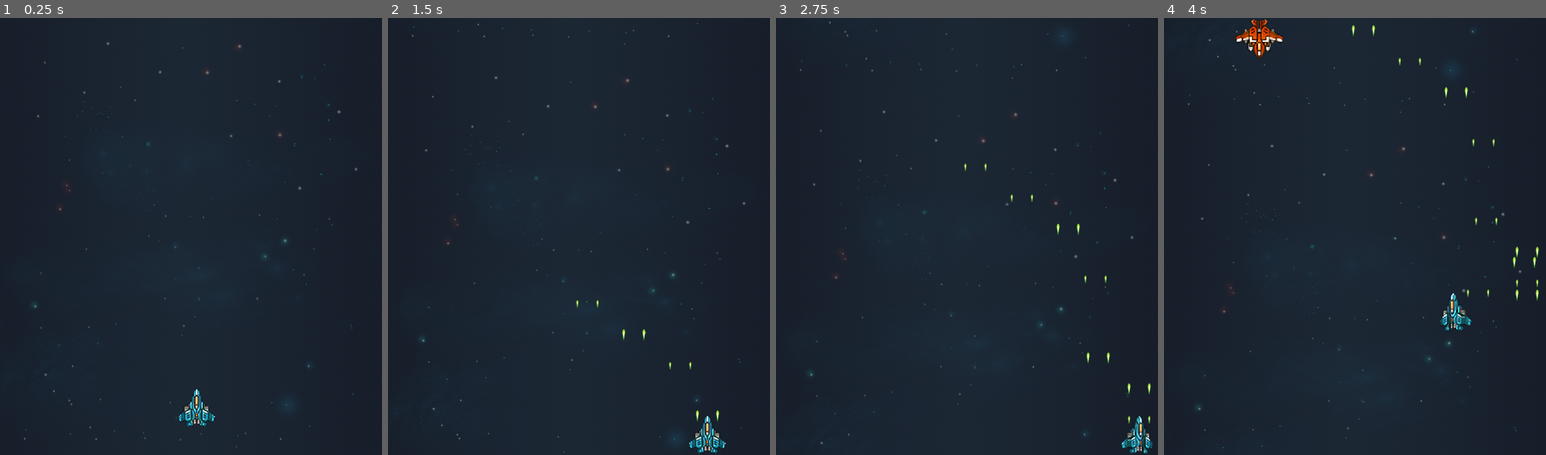
Above: before the commit, frames 1-4 (left to right).
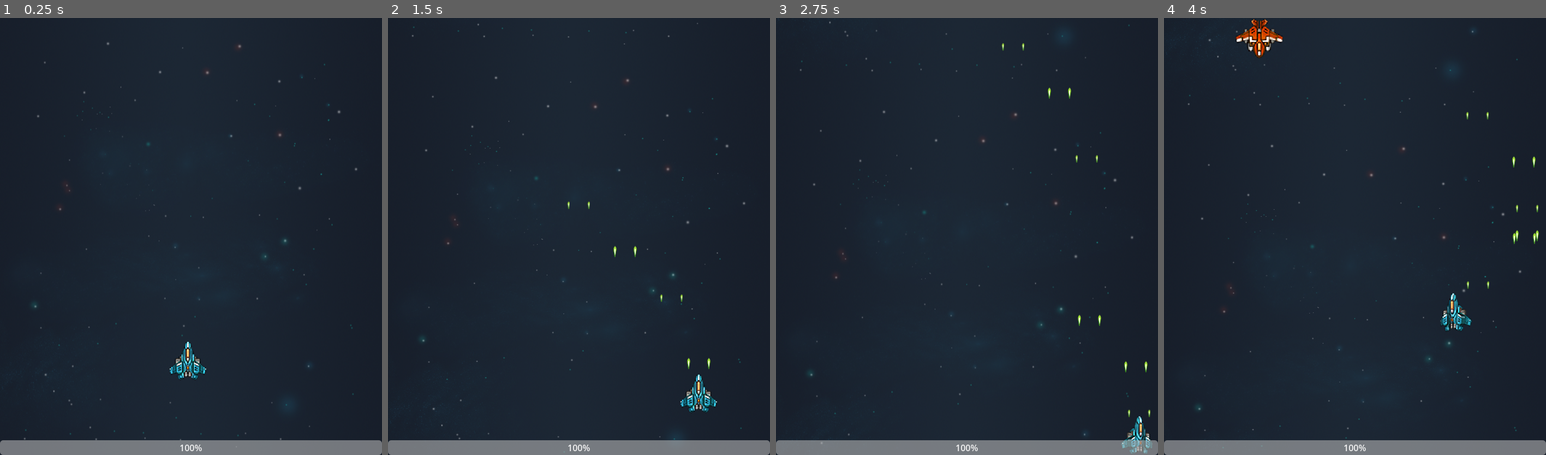
Above: after the commit, the same moments.

Repository: M4L3N4B/ISCS-ShootEmUp
Game: Godot game, scene res://scenes/level.tscn
Two runs of this game, one before a commit and one after it. Both use one fixed random seed, a clock stepped at 60 frames per second and the inputs below.
Inputs:
- Up to frame 1 (0.25 s): no input
- Up to frame 2 (1.5 s): hold D (Right) 0.53-1.28 s; hold F (Fire) 0.53-1.28 s; hold S (Down) from 1.28 s (still down); tap F (Fire) at 1.35 s
- Up to frame 3 (2.75 s): release S (Down) at 2.03 s; hold D (Right) from 2.03 s (still down); hold F (Fire) from 2.03 s (still down)
- Up to frame 4 (4 s): release D (Right) at 2.78 s; release F (Fire) at 2.78 s; hold W (Up) 2.78-3.53 s; tap F (Fire) at 2.85 s; hold A (Left) from 3.53 s (still down); hold F (Fire) from 3.53 s (still down)

The runs differ from the first frame. In frame 1, 4.1% of the frame differs, in the area x 0-100%, y 74-100%; in frame 2, 4.1%, in the area x 0-100%, y 42-100%; in frame 3, 3.7%; in frame 4, 3.8%.

Commit message:
Added progress bar, changed bullet speeds to be a bit faster

Diff:
--- a/scenes/level.tscn
+++ b/scenes/level.tscn
@@ -4,6 +4,7 @@
 [ext_resource type="PackedScene" uid="uid://drpd3p6ulghka" path="res://scenes/enemy/enemy.tscn" id="2_w7c3h"]
 [ext_resource type="PackedScene" uid="uid://c8emdavkhvib6" path="res://scenes/player.tscn" id="2_w8frs"]
 [ext_resource type="Script" uid="uid://bxodkxudcrfpi" path="res://scripts/enemy_spawner.gd" id="3_mx8sn"]
+[ext_resource type="Script" uid="uid://bivvfufyu5l0v" path="res://scripts/progress_bar.gd" id="3_ppgk2"]
 
 [node name="Level" type="Node2D" unique_id=1582846004]
 
@@ -16,7 +17,21 @@
 texture = ExtResource("1_2q6dc")
 
 [node name="Player" parent="." unique_id=238055065 instance=ExtResource("2_w8frs")]
-position = Vector2(360, 716)
+position = Vector2(344, 629)
+
+[node name="ProgressBar" type="ProgressBar" parent="." unique_id=918283120 node_paths=PackedStringArray("player")]
+anchors_preset = 12
+anchor_top = 1.0
+anchor_right = 1.0
+anchor_bottom = 1.0
+offset_top = 773.0
+offset_right = 700.0
+offset_bottom = 800.0
+grow_horizontal = 2
+grow_vertical = 0
+value = 100.0
+script = ExtResource("3_ppgk2")
+player = NodePath("../Player")
 
 [node name="EnemySpawner" type="Node2D" parent="." unique_id=1819533206]
 script = ExtResource("3_mx8sn")
--- a/scenes/playerbullet.tscn
+++ b/scenes/playerbullet.tscn
@@ -3,9 +3,58 @@
 [ext_resource type="Texture2D" uid="uid://dm6l7b0dm8nxn" path="res://assets/SpaceRage/FX/plasma_1.png" id="1_7fy7u"]
 [ext_resource type="Script" uid="uid://crdfgae3pctwk" path="res://scripts/player_bullet.gd" id="1_7jfqc"]
 [ext_resource type="Texture2D" uid="uid://ci65p7qoc4bax" path="res://assets/SpaceRage/FX/plasma_2.png" id="2_7jfqc"]
+[ext_resource type="Texture2D" uid="uid://d34arfhw1lcdt" path="res://assets/SpaceRage/Explosions/explosion_1_01.png" id="2_ecu82"]
+[ext_resource type="Texture2D" uid="uid://bpjbxfr3q581p" path="res://assets/SpaceRage/Explosions/explosion_1_02.png" id="3_gylvj"]
+[ext_resource type="Texture2D" uid="uid://cgm1bxuyj6208" path="res://assets/SpaceRage/Explosions/explosion_1_03.png" id="4_hqjgj"]
+[ext_resource type="Texture2D" uid="uid://d05u3xbpnbmpn" path="res://assets/SpaceRage/Explosions/explosion_1_04.png" id="5_q38sg"]
+[ext_resource type="Texture2D" uid="uid://cxowppn1cm3ir" path="res://assets/SpaceRage/Explosions/explosion_1_05.png" id="6_yyofj"]
+[ext_resource type="Texture2D" uid="uid://dah1avkrbv85q" path="res://assets/SpaceRage/Explosions/explosion_1_06.png" id="7_nhr8v"]
+[ext_resource type="Texture2D" uid="uid://517junmyu8ry" path="res://assets/SpaceRage/Explosions/explosion_1_07.png" id="8_ggsaw"]
+[ext_resource type="Texture2D" uid="uid://g5ofuq2cqmqr" path="res://assets/SpaceRage/Explosions/explosion_1_08.png" id="9_7dw2p"]
+[ext_resource type="Texture2D" uid="uid://dt4pwusfloay2" path="res://assets/SpaceRage/Explosions/explosion_1_09.png" id="10_wshvn"]
+[ext_resource type="Texture2D" uid="uid://dpge5sghnyrhs" path="res://assets/SpaceRage/Explosions/explosion_1_10.png" id="11_2v3et"]
+[ext_resource type="Texture2D" uid="uid://dd55sefq85ooh" path="res://assets/SpaceRage/Explosions/explosion_1_11.png" id="12_un0lt"]
 
 [sub_resource type="SpriteFrames" id="SpriteFrames_rqvlm"]
 animations = [{
+"frames": [{
+"duration": 1.0,
+"texture": ExtResource("2_ecu82")
+}, {
+"duration": 1.0,
+"texture": ExtResource("3_gylvj")
+}, {
+"duration": 1.0,
+"texture": ExtResource("4_hqjgj")
+}, {
+"duration": 1.0,
+"texture": ExtResource("5_q38sg")
+}, {
+"duration": 1.0,
+"texture": ExtResource("6_yyofj")
+}, {
+"duration": 1.0,
+"texture": ExtResource("7_nhr8v")
+}, {
+"duration": 1.0,
+"texture": ExtResource("8_ggsaw")
+}, {
+"duration": 1.0,
+"texture": ExtResource("9_7dw2p")
+}, {
+"duration": 1.0,
+"texture": ExtResource("10_wshvn")
+}, {
+"duration": 1.0,
+"texture": ExtResource("11_2v3et")
+}, {
+"duration": 1.0,
+"texture": ExtResource("12_un0lt")
+}],
+"loop": false,
+"name": &"explode",
+"speed": 10.0
+}, {
 "frames": [{
 "duration": 1.0,
 "texture": ExtResource("1_7fy7u")
@@ -26,7 +75,7 @@
 
 [node name="AnimatedSprite2D" type="AnimatedSprite2D" parent="." unique_id=995603338]
 sprite_frames = SubResource("SpriteFrames_rqvlm")
-animation = &"fire"
+animation = &"explode"
 
 [node name="CollisionShape2D" type="CollisionShape2D" parent="." unique_id=114989669]
 shape = SubResource("RectangleShape2D_g3yst")
--- a/scripts/enemy_bullet.gd
+++ b/scripts/enemy_bullet.gd
@@ -3,7 +3,7 @@
 
 @onready var collider := $CollisionShape2D
 @onready var anim_sprite := $AnimatedSprite2D
-@export var speed := 200
+@export var speed := 300
 const DAMAGE := 10
 var bottom_border: float
 var exploded := false
--- a/scripts/player.gd
+++ b/scripts/player.gd
@@ -1,11 +1,11 @@
-# Source: https://www.youtube.com/watch?v=oHQZQLBSmWI
-
 extends CharacterBody2D
 
 @onready var anim_sprite = $AnimatedSprite2D
 @onready var mvmt_timer = $Timers/MovementTimer
 @onready var shoot_timer = $Timers/ShootTimer
 @onready var bullet_markers = $BulletMarkers
+
+signal healthChanged
 
 var bullet = preload("res://scenes/playerbullet.tscn")
 
@@ -74,6 +74,7 @@
 	if destroyed:
 		return
 	health -= damage
+	healthChanged.emit()
 	is_health_zero()
 
 func is_health_zero() -> void:
--- a/scripts/player_bullet.gd
+++ b/scripts/player_bullet.gd
@@ -1,9 +1,8 @@
-# Source: https://www.youtube.com/watch?v=7GLBk9d-tLk
-
 extends Area2D
 
 @onready var anim_sprite = $AnimatedSprite2D
-const SPEED = 200
+@onready var collider := $CollisionShape2D
+const SPEED = 300
 const DAMAGE = 25
 var top_border: float
 var hit := false
@@ -16,6 +15,8 @@
 
 func _physics_process(delta: float):
 	top_border = 0
+	if hit:
+		return
 	position.y -= delta * SPEED
 	if position.y < top_border:
 		queue_free()
@@ -26,4 +27,10 @@
 	hit = true
 	if area.has_method("take_damage"):
 		area.take_damage(DAMAGE)
+	explode()
+
+func explode():
+	anim_sprite.play("explode")
+	collider.set_deferred("disabled", true)
+	await anim_sprite.animation_finished
 	queue_free()
--- /dev/null
+++ b/scripts/progress_bar.gd
@@ -0,0 +1,10 @@
+extends ProgressBar
+
+@export var player: CharacterBody2D
+# Called when the node enters the scene tree for the first time.
+func _ready() -> void:
+	player.healthChanged.connect(update)
+	update() # Replace with function body.
+
+func update():
+	value = player.health
Not shown, added: scripts/progress_bar.gd.uid
